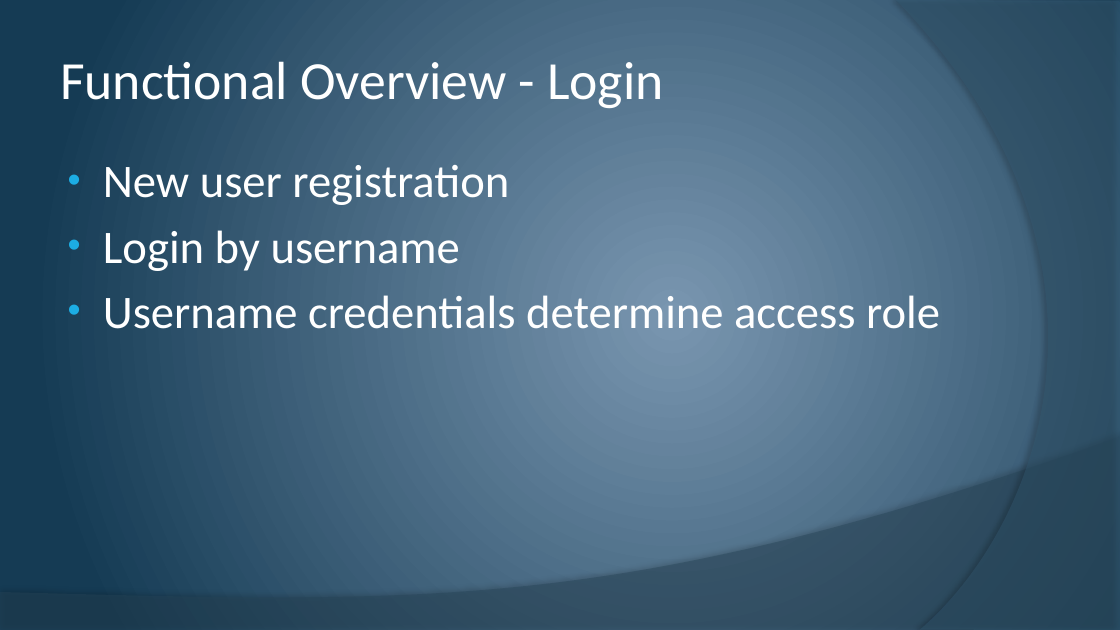
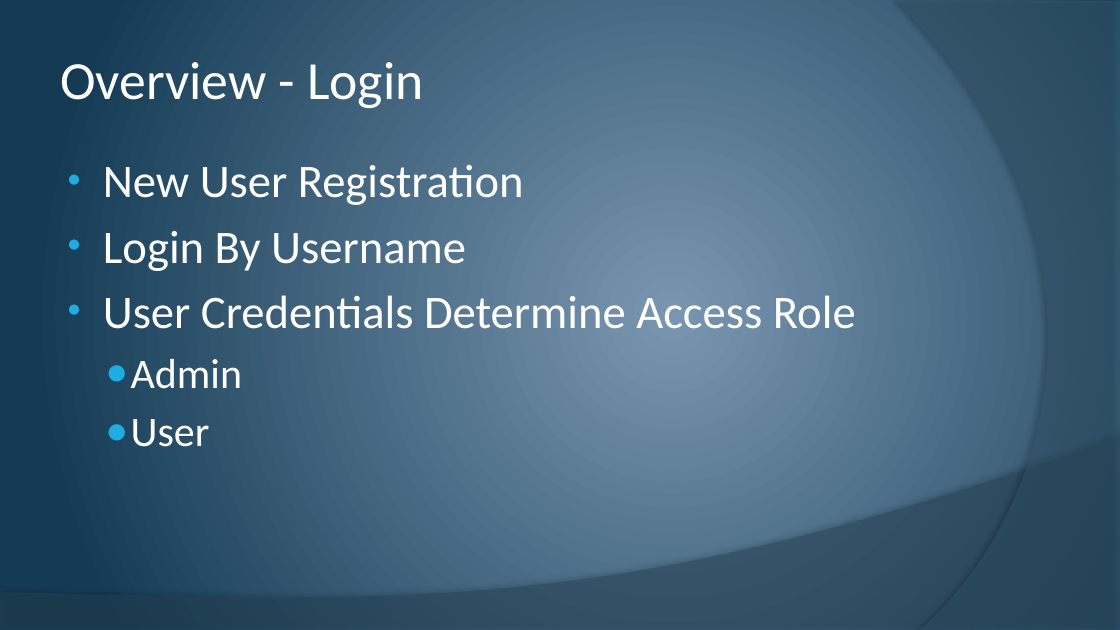
Before and after one commit to cstultz/cis234, a slide deck: slide 5 of assigns/assign10/t1-a10.pptx (slide 4 before the commit). Drawn at 1120x630 pixels with LibreOffice and Linux fonts; fonts in the diff are those of the drawing. Boxes give left, top, right and bottom in pixels: in the first picture for what was removed or moved away, otherwise in the second. Text is boxed around its words. In the diff, an @@ line names an element or a change of style, - is before the commit and + after.

```diff
--- a/assigns/assign10/t1-a10.pptx
+++ b/assigns/assign10/t1-a10.pptx
@@ title at (x1=60, y1=62, x2=424, y2=108): text changed @@
-Functional Overview - Login
+Overview - Login
@@ text at (x1=103, y1=165, x2=856, y2=447): text changed @@
-• New user registration
-• Login by username
-• Username credentials determine access role
+• New User Registration
+• Login By Username
+• User Credentials Determine Access Role
+  ● Admin
+  ● User
```
Also in this commit, not shown: 10 other slides changed, 2 slides added, 1 slide removed.
